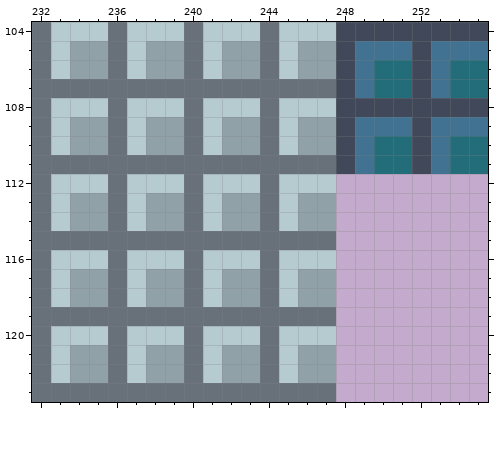
Pixel-art file, stored at Assets/Tileset/Rooms.ase. Above: the version before the commit.
256x256 pixels, 1 frame. Shown: x 232..255, y 104..123. The commit also changed other parts of the picture, which this record leaves out.
After:
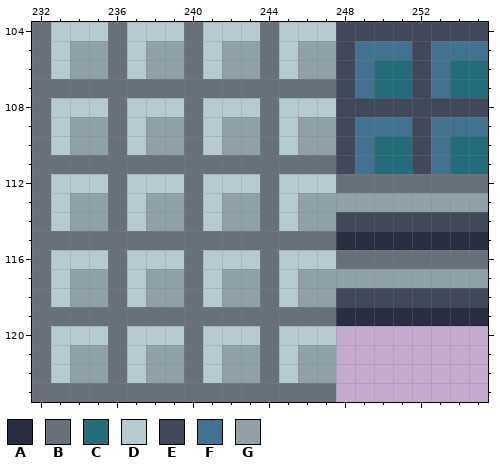
Palette (. is transparent): A #2b2e42  B #68717a  C #236d7a  D #b6cbcf  E #414859  F #417291  G #90a1a8
What changed:
Layer "Walls":
Colour A is added in row 115 at x 248 to 255; in row 119 at x 248 to 255.
Colour B is added in row 112 at x 248 to 255; in row 116 at x 248 to 255.
Colour E is added in row 114 at x 248 to 255; in row 118 at x 248 to 255.
Colour G is added in row 113 at x 248 to 255; in row 117 at x 248 to 255.
